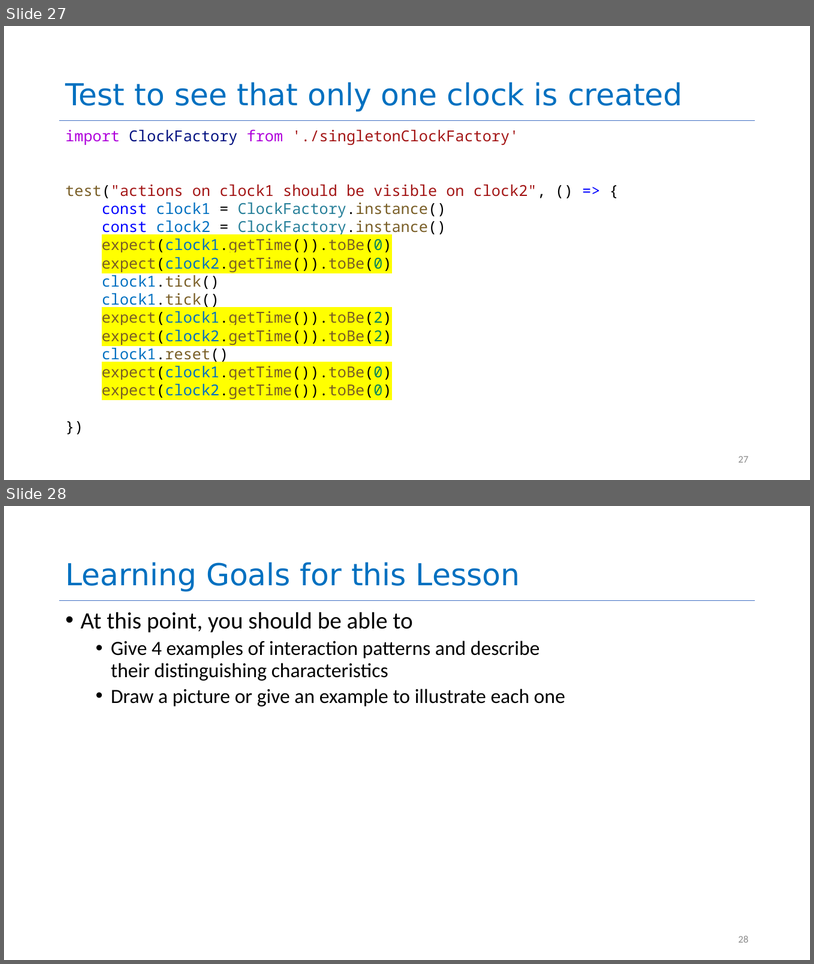
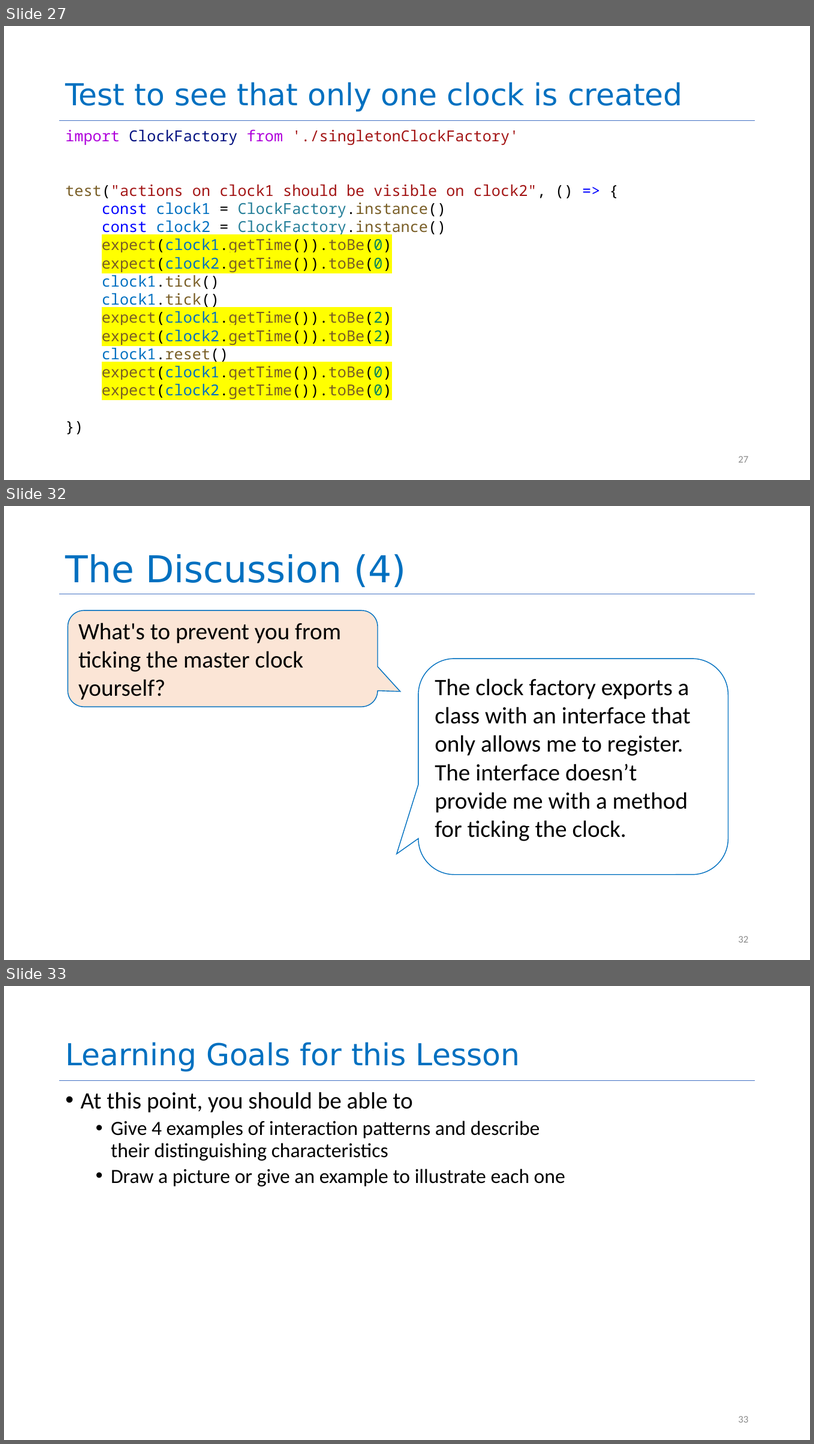
Before and after one commit to neu-se/CS4530-Spring-2022, a slide deck: Slides/Lesson 2.3 The Interaction Scale.pptx. Shown one above the other, each under a label of ours: slides 27 and 28 before the commit, slides 27, 32 and 33 after it; the slides between them are not shown. The pictures are 814x964 and 814x1444 pixels, drawn with LibreOffice and Linux fonts; fonts in the diff are those of the drawing. Boxes give left, top, right and bottom in pixels: in the first picture for what was removed or moved away, otherwise in the second. Text is boxed around its words. In the diff, an @@ line names an element or a change of style, - is before the commit and + after.

```diff
--- a/Slides/Lesson 2.3 The Interaction Scale.pptx
+++ b/Slides/Lesson 2.3 The Interaction Scale.pptx
@@ slide 32 added at <box>4,506,810,960</box>, background #FFFFFF @@
@@ title added at <box>65,554,406,587</box>, 44 pt, text #0070C0 @@
+The Discussion (4)
@@ line added from (60, 594) to (755, 594), #4472C4 0.5 pt @@
@@ rounded speech box added at <box>68,610,378,707</box>, fill #FBE5D6, outline #0070C0 1 pt, 28 pt, text #000000 @@
+What's to prevent you from ticking the master clock
+yourself?
@@ rounded speech box added at <box>419,658,728,874</box>, fill #FFFFFF, outline #0070C0 1 pt, 28 pt, text #000000 @@
+The clock factory exports a class with an interface that only allows me to register. The interface doesn’t provide me with a method for ticking the clock.
@@ page number added at <box>738,936,749,942</box>, 12 pt, text #8C8C8C @@
+32
@@ what was slide 28 is now slide 33 @@
@@ page number at <box>738,1416,749,1422</box>: text changed @@
-28
+33
```
Also in this commit, not shown: 4 other slides added.
